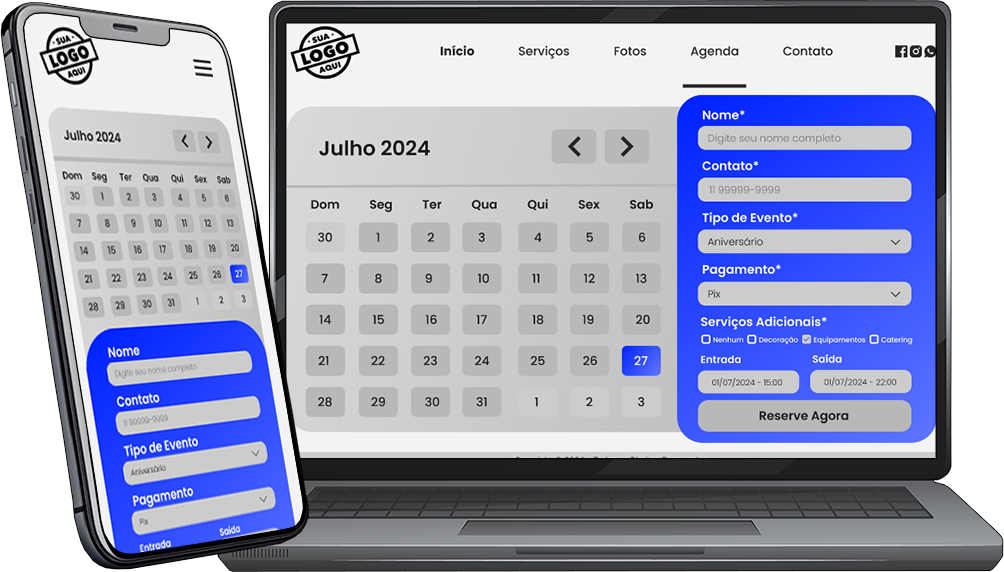
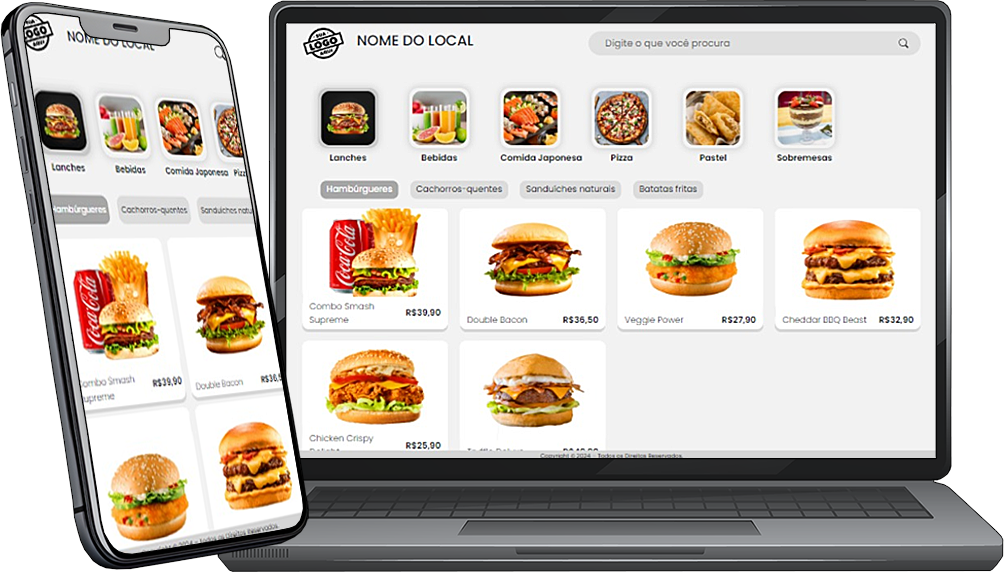
The second 1004px x 572px image is a revision of the first. Changes to its layers:
added layer "menu" (1st of 2, in "Celular") in group "Celular" over [24, 14, 303, 554]
hid "aluga" (1st of 2, in "Celular"), painted on it over [24, 14, 303, 554]
added layer "menu" (2nd of 2, in "Notebook") in group "Notebook" over [286, 23, 936, 458]
hid "aluga" (2nd of 2, in "Notebook") over [286, 23, 936, 459]